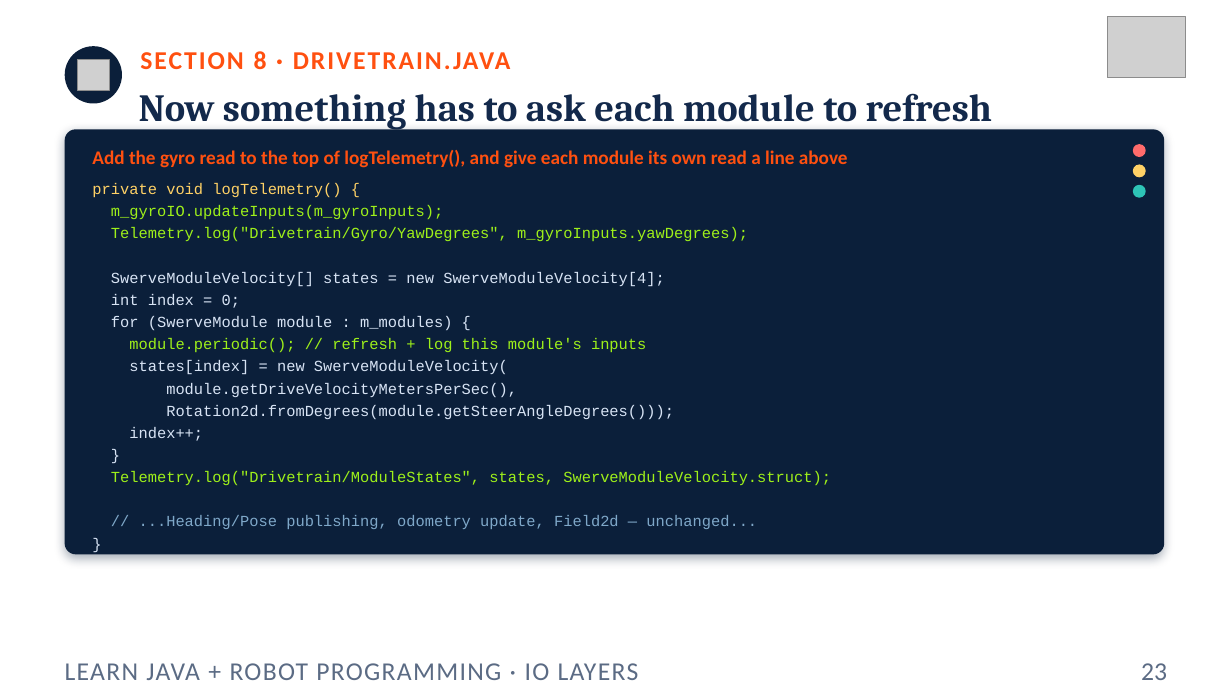
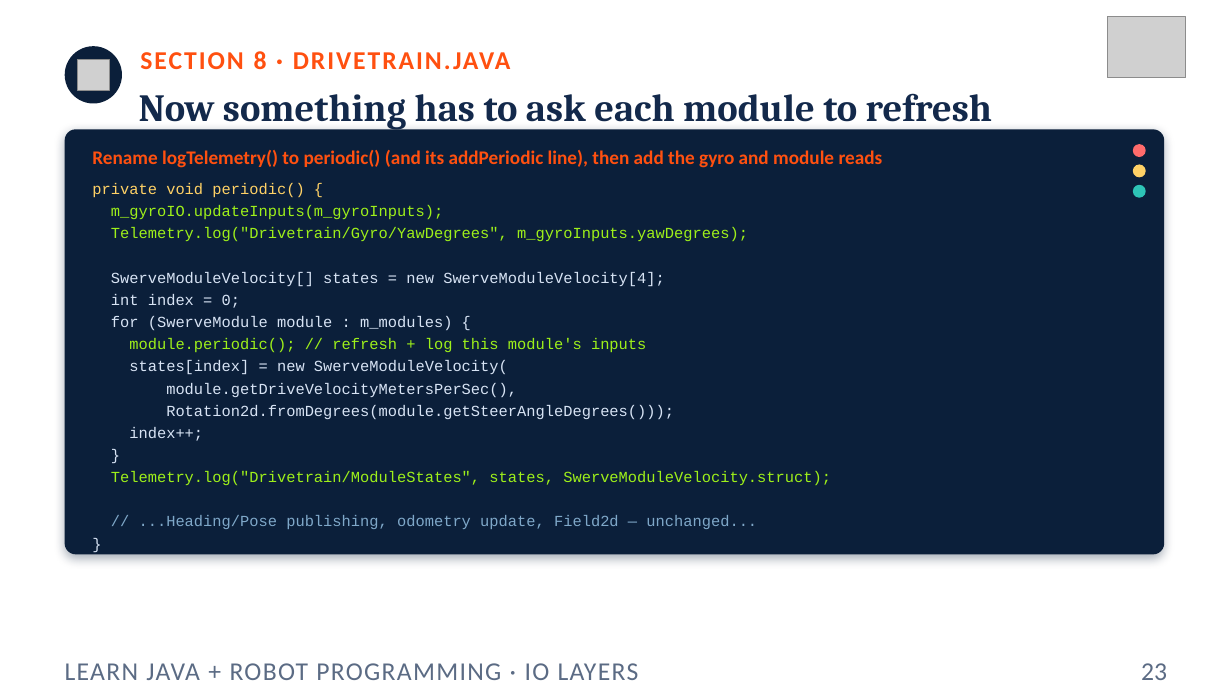
Before and after one commit to FRC5010/BasicRobotLessons, a slide deck: slide 23 of docs/presentations/v3/13-io-replay.pptx. Drawn at 1232x693 pixels with LibreOffice and Linux fonts; fonts in the diff are those of the drawing; grey boxes stand for pictures. Boxes give left, top, right and bottom in pixels: in the first picture for what was removed or moved away, otherwise in the second. Text is boxed around its words. In the diff, an @@ line names an element or a change of style, - is before the commit and + after.

```diff
--- a/docs/presentations/v3/13-io-replay.pptx
+++ b/docs/presentations/v3/13-io-replay.pptx
@@ text at box(92, 150, 883, 168): text changed @@
-Add the gyro read to the top of logTelemetry(), and give each module its own read a line above
+Rename logTelemetry() to periodic() (and its addPeriodic line), then add the gyro and module reads
@@ text at box(92, 183, 304, 198): text changed @@
-private void logTelemetry() {
+private void periodic() {
```
Also in this commit, not shown: 9 other files.
